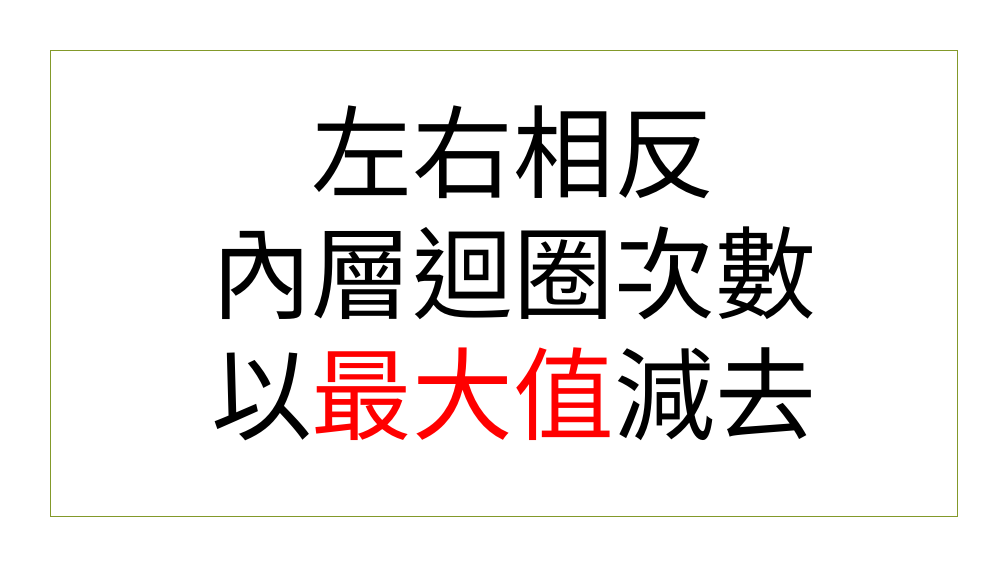
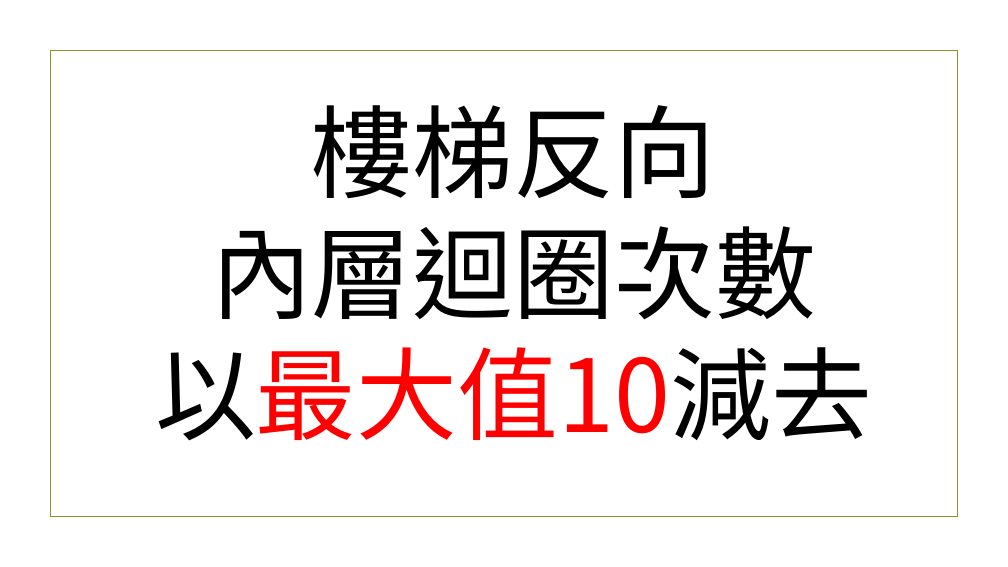
Before and after one commit to beardad1975/py4t, a slide deck: slide 34 of 課程資料/物理撞擊實驗室/物理撞擊實驗室簡報.pptx (slide 23 before the commit). Drawn at 1008x567 pixels with LibreOffice and Linux fonts; fonts in the diff are those of the drawing; background and template pictures are left out. Boxes give left, top, right and bottom in pixels: in the first picture for what was removed or moved away, otherwise in the second. Text is boxed around its words. In the diff, an @@ line names an element or a change of style, - is before the commit and + after.

```diff
--- a/課程資料/物理撞擊實驗室/物理撞擊實驗室簡報.pptx
+++ b/課程資料/物理撞擊實驗室/物理撞擊實驗室簡報.pptx
@@ title at box(155, 105, 872, 441): text changed @@
-左右相反
-內層迴圈次數
-以最大值減去
+樓梯反向
+內層迴圈次數
+以最大值10減去
```
Also in this commit, not shown: 20 other slides changed, 26 slides added, 8 slides removed, 9 other files.
